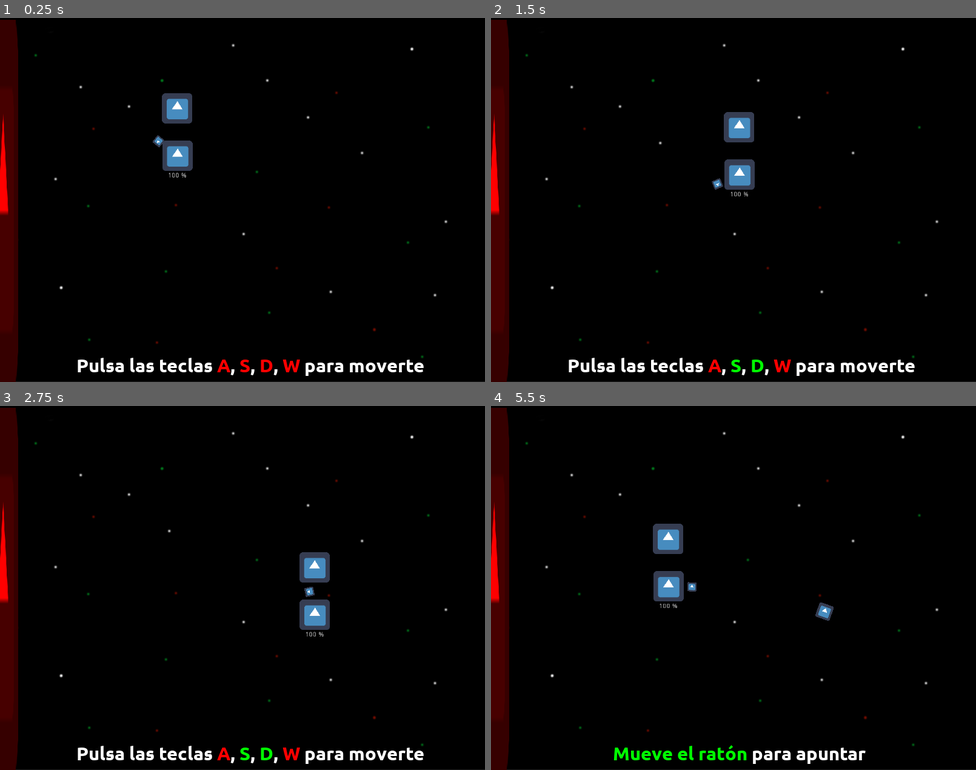
Above: before the commit, frames 1-4 (two rows, left to right).
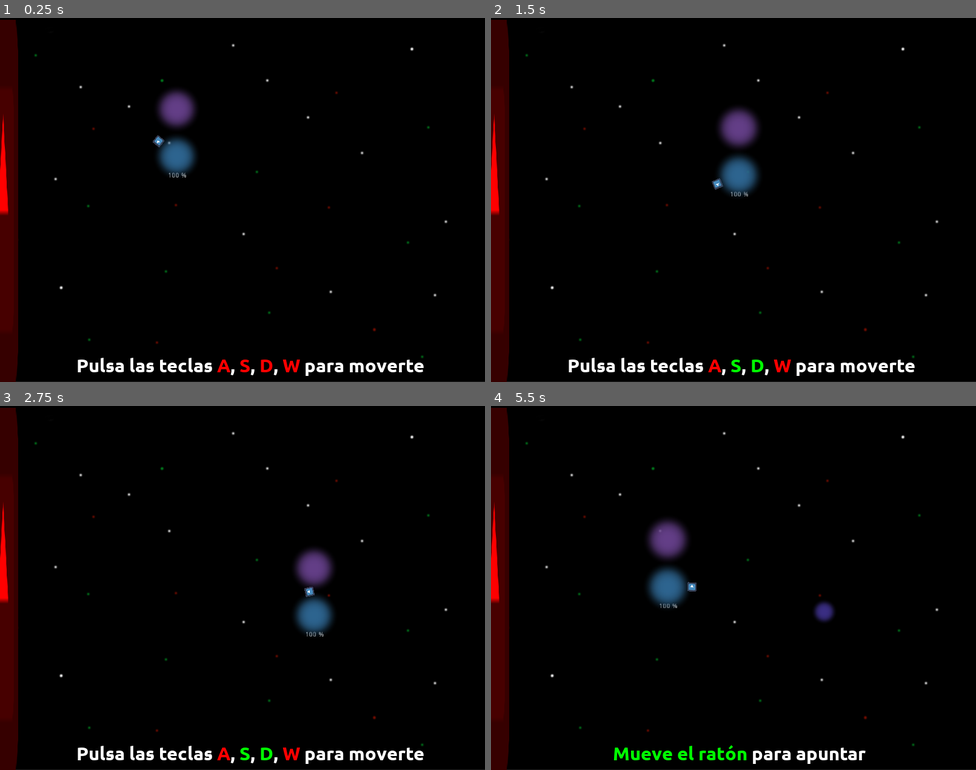
Above: after the commit, the same moments.

Repository: moisesjbc/cinco-etapas
Game: Godot game, scene res://scenes/main_scene/main_scene.tscn
Two runs of this game, one before a commit and one after it. Both use one fixed random seed, a clock stepped at 60 frames per second and the inputs below. The engine's default icon, where the game draws it, is replaced by a stand-in: a white triangle on a blue panel in a dark square.
Inputs (mouse positions are in pixels of both pictures, inside the frame that each line leads up to):
- Up to frame 1 (0.25 s): no input
- Up to frame 2 (1.5 s): tap Enter at 0.5 s; move the mouse to (840, 181) at 0.52 s; hold Right (ui_right) 0.53-1.28 s; click (840, 181) at 0.67 s; tap Space at 0.77 s; move the mouse to (636, 218) at 1.27 s; hold Down (ui_down) from 1.28 s (still down)
- Up to frame 3 (2.75 s): tap Space at 1.52 s; move the mouse to (291, 507) at 2.02 s; release Down (ui_down) at 2.03 s; hold Right (ui_right) from 2.03 s (still down)
- Up to frame 4 (5.5 s): move the mouse to (709, 660) at 2.77 s; release Right (ui_right) at 2.78 s; hold Up (ui_up) 2.78-3.53 s; click (709, 660) at 2.92 s; tap Space at 3.02, 3.77, 4.52 s; move the mouse to (879, 642) at 3.52 s; hold Left (ui_left) 3.53-5.03 s; move the mouse to (588, 533) at 4.27 s; move the mouse to (757, 588) at 5.02 s; hold Down (ui_down) from 5.03 s (still down); click (757, 588) at 5.17 s

The runs differ from the first frame. In frame 1, 1.2% of the frame differs, in the area x 32-41%, y 19-44%; in frame 2, 1.3%; in frame 3, 1.2%; in frame 4, 1.5%, in the area x 32-71%, y 31-60%.

Commit message:
Added graphics for player, friends and bullets

Diff:
--- a/godot-project/scenes/bullet/bullet.tscn
+++ b/godot-project/scenes/bullet/bullet.tscn
@@ -1,6 +1,6 @@
 [gd_scene load_steps=5 format=2]
 
-[ext_resource path="res://icon.png" type="Texture" id=1]
+[ext_resource path="res://scenes/energy_ball/energy_ball.tscn" type="PackedScene" id=1]
 [ext_resource path="res://scenes/bullet/bullet.gd" type="Script" id=2]
 [ext_resource path="res://scenes/removal_by_distance/removal_by_distance.tscn" type="PackedScene" id=3]
 
@@ -18,8 +18,8 @@
 [node name="collision_shape" type="CollisionShape2D" parent="."]
 shape = SubResource( 1 )
 
-[node name="sprite" type="Sprite" parent="."]
+[node name="removal_by_distance" parent="." instance=ExtResource( 3 )]
+
+[node name="sprite" parent="." instance=ExtResource( 1 )]
 scale = Vector2( 0.5, 0.5 )
-texture = ExtResource( 1 )
-
-[node name="removal_by_distance" parent="." instance=ExtResource( 3 )]
+color = Color( 0.227451, 0.180392, 0.513726, 1 )
--- /dev/null
+++ b/godot-project/scenes/energy_ball/energy_ball.gd
@@ -0,0 +1,22 @@
+extends Sprite
+
+var scales = [
+	Vector2.ZERO,
+	Vector2.ZERO
+]
+
+export var color: Color = Color.white
+
+func _ready():
+	scales[0] = scale
+	scales[1] = scale + Vector2(0.1, 0.1)
+	start_tween()
+	self.modulate = color
+
+func start_tween():
+	$tween.interpolate_property(self, "scale", scales[0], scales[1], 0.5, Tween.TRANS_LINEAR, Tween.EASE_IN_OUT)
+	$tween.start()
+
+func _on_tween_tween_completed(object, key):
+	scales.invert()
+	start_tween()
--- /dev/null
+++ b/godot-project/scenes/energy_ball/energy_ball.tscn
@@ -0,0 +1,11 @@
+[gd_scene load_steps=3 format=2]
+
+[ext_resource path="res://scenes/energy_ball/energy_ball.png" type="Texture" id=1]
+[ext_resource path="res://scenes/energy_ball/energy_ball.gd" type="Script" id=2]
+
+[node name="energy_ball" type="Sprite"]
+texture = ExtResource( 1 )
+script = ExtResource( 2 )
+
+[node name="tween" type="Tween" parent="."]
+[connection signal="tween_completed" from="tween" to="." method="_on_tween_tween_completed"]
--- a/godot-project/scenes/friend/friend.tscn
+++ b/godot-project/scenes/friend/friend.tscn
@@ -1,11 +1,11 @@
 [gd_scene load_steps=5 format=2]
 
-[ext_resource path="res://icon.png" type="Texture" id=1]
+[ext_resource path="res://scenes/energy_ball/energy_ball.tscn" type="PackedScene" id=1]
 [ext_resource path="res://scenes/friend/friend.gd" type="Script" id=2]
 [ext_resource path="res://scenes/removal_by_distance/removal_by_distance.tscn" type="PackedScene" id=3]
 
-[sub_resource type="RectangleShape2D" id=1]
-extents = Vector2( 32.4694, 31.9786 )
+[sub_resource type="CircleShape2D" id=1]
+radius = 37.8429
 
 [node name="friend" type="KinematicBody2D" groups=[
 "clear_on_reset",
@@ -18,11 +18,10 @@
 MIN_SPEED = 30
 MAX_SPEED = 50
 
-[node name="sprite" type="Sprite" parent="."]
-self_modulate = Color( 0.658824, 0.929412, 0.662745, 1 )
-texture = ExtResource( 1 )
-
 [node name="shape" type="CollisionShape2D" parent="."]
 shape = SubResource( 1 )
 
 [node name="removal_by_distance" parent="." instance=ExtResource( 3 )]
+
+[node name="energy_ball" parent="." instance=ExtResource( 1 )]
+color = Color( 0.172549, 0.368627, 0.219608, 1 )
--- a/godot-project/scenes/loved_one/loved_one.tscn
+++ b/godot-project/scenes/loved_one/loved_one.tscn
@@ -1,22 +1,22 @@
 [gd_scene load_steps=4 format=2]
 
-[ext_resource path="res://icon.png" type="Texture" id=1]
+[ext_resource path="res://scenes/energy_ball/energy_ball.tscn" type="PackedScene" id=1]
 [ext_resource path="res://scenes/loved_one/loved_one.gd" type="Script" id=2]
 
-[sub_resource type="RectangleShape2D" id=1]
-extents = Vector2( 31.8617, 31.9378 )
+[sub_resource type="CircleShape2D" id=1]
+radius = 36.9256
 
 [node name="loved_one" type="KinematicBody2D"]
 script = ExtResource( 2 )
 traveling_speed = 800
-
-[node name="sprite" type="Sprite" parent="."]
-position = Vector2( 0, -100 )
-texture = ExtResource( 1 )
 
 [node name="collision_shape" type="CollisionShape2D" parent="."]
 position = Vector2( 0, -100 )
 shape = SubResource( 1 )
 
 [node name="visibility_notifier" type="VisibilityNotifier2D" parent="."]
+
+[node name="sprite" parent="." instance=ExtResource( 1 )]
+position = Vector2( 0, -99.8936 )
+color = Color( 0.388235, 0.243137, 0.529412, 1 )
 [connection signal="screen_exited" from="visibility_notifier" to="." method="_on_visibility_notifier_screen_exited"]
--- a/godot-project/scenes/player/player.tscn
+++ b/godot-project/scenes/player/player.tscn
@@ -1,11 +1,12 @@
-[gd_scene load_steps=5 format=2]
+[gd_scene load_steps=6 format=2]
 
 [ext_resource path="res://icon.png" type="Texture" id=1]
 [ext_resource path="res://scenes/player/player.gd" type="Script" id=2]
 [ext_resource path="res://scenes/loved_one/loved_one.tscn" type="PackedScene" id=3]
+[ext_resource path="res://scenes/energy_ball/energy_ball.tscn" type="PackedScene" id=4]
 
-[sub_resource type="RectangleShape2D" id=1]
-extents = Vector2( 31.488, 31.4461 )
+[sub_resource type="CircleShape2D" id=1]
+radius = 37.5979
 
 [node name="player" type="KinematicBody2D"]
 position = Vector2( 0, 0.222717 )
@@ -16,10 +17,6 @@
 
 [node name="shape" type="CollisionShape2D" parent="."]
 shape = SubResource( 1 )
-
-[node name="sprite" type="Sprite" parent="."]
-position = Vector2( 0.529724, 0 )
-texture = ExtResource( 1 )
 
 [node name="bullet_respawn" type="Position2D" parent="."]
 
@@ -42,4 +39,7 @@
 [node name="loved_one" parent="." instance=ExtResource( 3 )]
 
 [node name="healing_timer" type="Timer" parent="."]
+
+[node name="energy_ball" parent="." instance=ExtResource( 4 )]
+color = Color( 0.176471, 0.392157, 0.560784, 1 )
 [connection signal="timeout" from="healing_timer" to="." method="_on_healing_timer_timeout"]
Not shown, added: godot-project/assets/energy_ball.png.import
Binary file added: godot-project/scenes/energy_ball/energy_ball.png
Not shown, added: godot-project/scenes/energy_ball/energy_ball.png.import
Binary file added: godot-project/scenes/player/player.png
Not shown, added: design/energy_ball.xcf
Not shown, added: design/player.xcf
